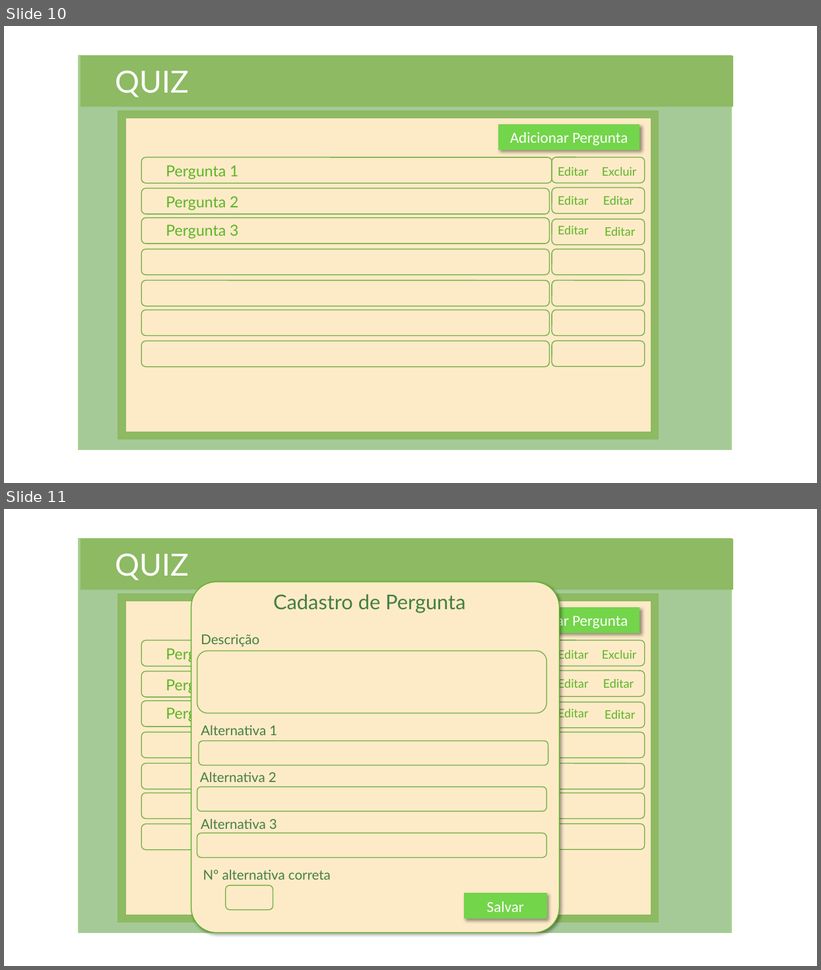
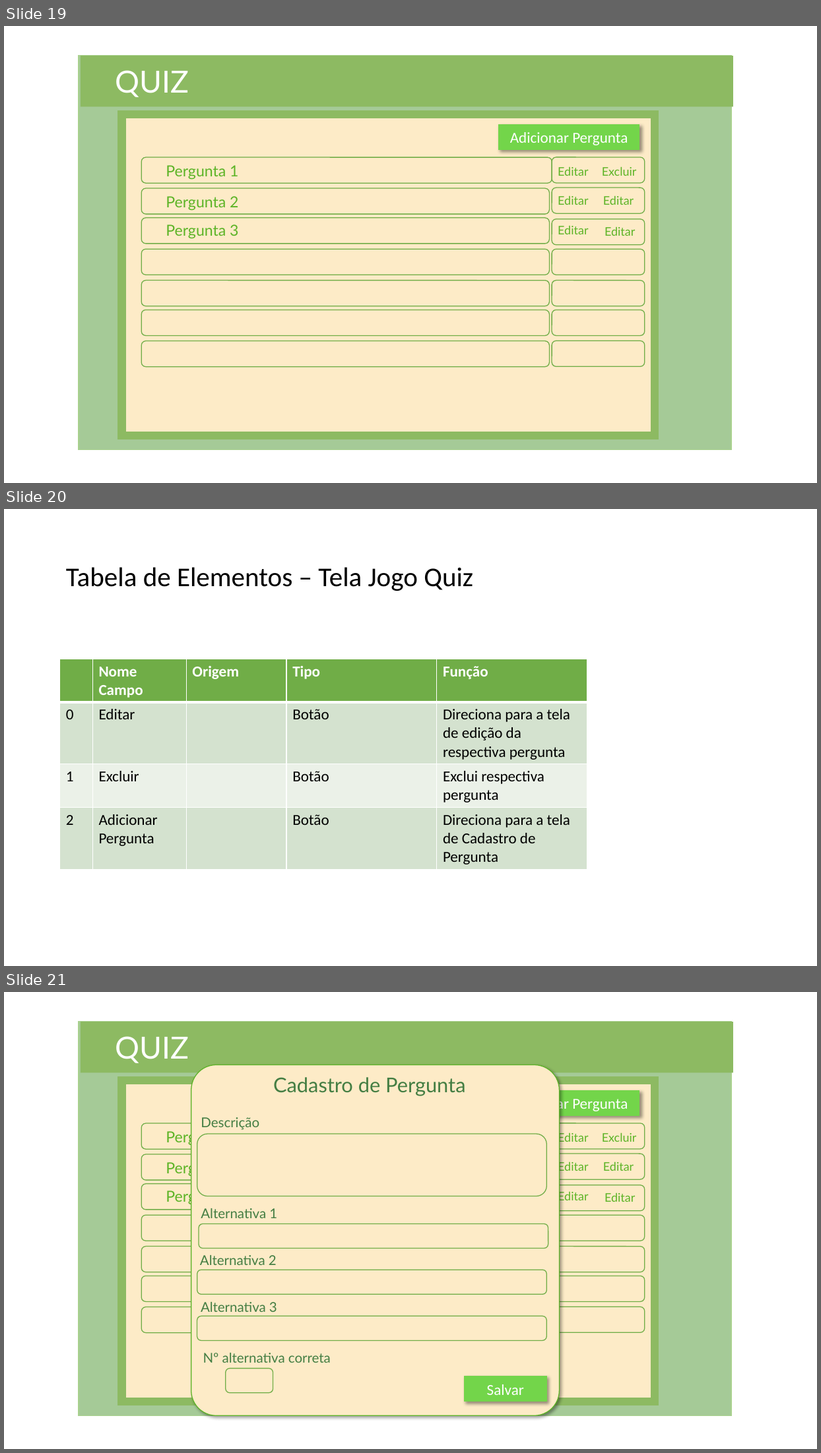
Before and after one commit to NathanReis/FTT-Recicla, a slide deck: DocumentacaoProjeto/Protótipo_Visual.pptx. Shown one above the other, each under a label of ours: slides 10 and 11 before the commit, slides 19, 20 and 21 after it. The pictures are 821x970 and 821x1453 pixels, drawn with LibreOffice and Linux fonts; fonts in the diff are those of the drawing. Boxes give left, top, right and bottom in pixels: in the first picture for what was removed or moved away, otherwise in the second. Text is boxed around its words. In the diff, an @@ line names an element or a change of style, - is before the commit and + after.

Commit message:
Adicionando a tela de acesso a tela do aluno e criando as tabela de elementos das telas

```diff
--- a/DocumentacaoProjeto/Protótipo_Visual.pptx
+++ b/DocumentacaoProjeto/Protótipo_Visual.pptx
@@ slide 20 added at box(4, 509, 817, 966), background #FFFFFF @@
@@ title added at box(66, 567, 473, 591), 32 pt, text #000000 @@
+Tabela de Elementos – Tela Jogo Quiz
@@ table added at box(60, 659, 587, 867), 4 rows, 5 columns @@
+ | Nome Campo | Origem | Tipo | Função
+0 | Editar |  | Botão | Direciona para a tela de edição da respectiva pergunta
+1 | Excluir |  | Botão | Exclui respectiva pergunta
+2 | Adicionar Pergunta |  | Botão | Direciona para a tela de Cadastro de Pergunta
@@ what was slide 10 is now slide 19 @@
@@ what was slide 11 is now slide 21 @@
```
Also in this commit, not shown: 3 slides changed, 18 other slides added, 1 other file.
